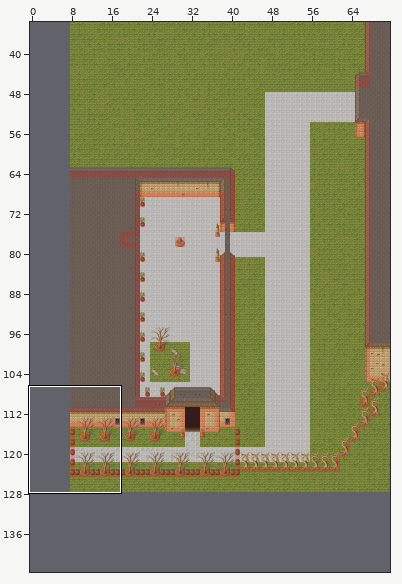
One commit to this Tiled map: LegendOfYang/Resources/arbor.tmx. Above, an overview of the earlier version with the close-up marked.
Close-up. Before the commit:
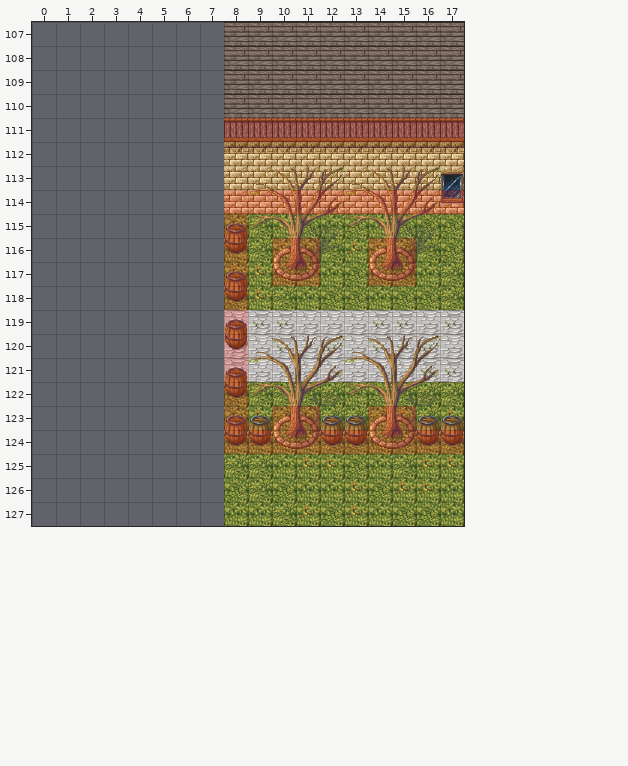
Cells are 32x32 px. Shown: x 0..17, y 107..127. The commit also changed other parts of the map, which this record leaves out. The old version is drawn lined up with the new one.
Once edited:
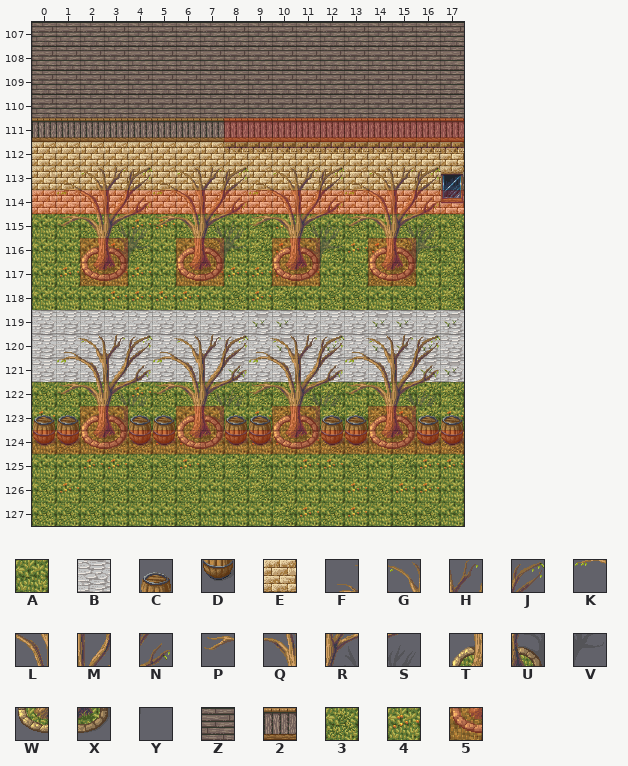
Key: from "magecity": A 0, B 1, C 20, D 28, E 33, F 116, G 117, H 118, J 119, K 124, L 125, M 126, N 127, P 132, Q 133, R 134, S 135, T 141, U 142, V 143, W 149, X 150, Y 151, Z 193, 2 201, 3 290, 4 292; from "meta_tiles": 5 0.
_ is an empty cell.
See-through tiles are keyed as they look on the map.
Diff:
map size 64x128 -> 72x144 cells (old content now starts at 8,0; both pictures use the new coordinates)
Layer "Background":
The author put tile 2 in row 111 at x 0 to 7.
The author put tile 3 in row 115 at x 2 to 3 and 6 to 7; in row 116 at x 4 and 7; in row 117 at x 2; in row 122 at x 0 to 3 and 5 to 7; in row 123 at x 1 and 4 to 5; in row 124 at x 1 and 3 to 4.
The author put tile 3 in row 125 at x 4 to 5 and 7; in row 126 at x 0 and 2 to 6; in row 127 at x 0 to 2 and 6.
The author put tile 4 in row 115 at x 4 to 5; in row 116 at x 3; in row 117 at x 1, 3 to 4 and 7; in row 118 at x 3 to 6; in row 122 at x 4; in row 123 at x 0.
The author put tile 4 in row 124 at x 5 to 6; in row 125 at x 2 to 3 and 6; in row 126 at x 1.
The author put tile A in row 115 at x 0 to 1; in row 116 at x 0 to 2 and 5 to 6; in row 117 at x 0 and 5 to 6; in row 118 at x 0 to 2 and 7; in row 123 at x 2 to 3 and 6 to 7; in row 124 at x 0, 2 and 7.
The author put tile A in row 125 at x 0 to 1; in row 126 at x 7; in row 127 at x 3 to 5 and 7.
The author put tile B in rows 119 to 121 at x 0 to 7.
The author put tile E in rows 112 to 114 at x 0 to 7.
The author put tile Z in rows 107 to 110 at x 0 to 7.
Layer "Foreground":
The author put tile C in row 123 at x 0 to 1 and 4 to 5.
The author put tile D in row 124 at x 0 to 1 and 4 to 5.
The author put tile F in row 113 at x 1 and 5; in row 120 at x 1 and 5.
The author put tile G in row 113 at x 2 and 6; in row 120 at x 2 and 6.
The author put tile H in row 113 at x 3 and 7; in row 120 at x 3 and 7.
Tile D becomes tile J in row 120 at x 8.
The author put tile J in row 113 at x 4 and 8; in row 120 at x 4.
The author put tile K in row 114 at x 1 and 5; in row 121 at x 1 and 5.
The author put tile L in row 114 at x 2 and 6; in row 121 at x 2 and 6.
The author put tile M in row 114 at x 3 and 7; in row 121 at x 3 and 7.
Tile C becomes tile N in row 121 at x 8.
The author put tile N in row 114 at x 4 and 8; in row 121 at x 4.
The author put tile P in row 115 at x 1 and 5; in row 122 at x 1 and 5.
The author put tile Q in row 115 at x 2 and 6; in row 122 at x 2 and 6.
The author put tile R in row 115 at x 3 and 7; in row 122 at x 3 and 7.
Tile C becomes tile S in row 115 at x 8.
Tile D becomes tile S in row 122 at x 8.
The author put tile S in row 115 at x 4; in row 122 at x 4.
The author put tile T in row 116 at x 2 and 6; in row 123 at x 2 and 6.
The author put tile U in row 116 at x 3 and 7; in row 123 at x 3 and 7.
Tile D becomes tile V in row 116 at x 8.
The author put tile V in row 116 at x 4.
The author put tile W in row 117 at x 2 and 6; in row 124 at x 2 and 6.
The author put tile X in row 117 at x 3 and 7; in row 124 at x 3 and 7.
Tile C becomes tile Y in row 117 at x 8.
The author put tile Y in row 117 at x 4.
The edit erases tile C in row 119 at x 8.
The edit erases tile D in row 118 at x 8.
Layer "Meta":
The author put tile 5 in row 114 at x 0 to 7; in rows 116 to 117 at x 2 to 3 and 6 to 7; in row 123 at x 2 to 3 and 6 to 7; in row 124 at x 0 to 7.
The edit erases tile 5 in rows 115 to 123 at x 8.
Changed places in both close-ups, as pixel boxes (x1, y1, x2, y2):
changed: (32, 22, 248, 526)
